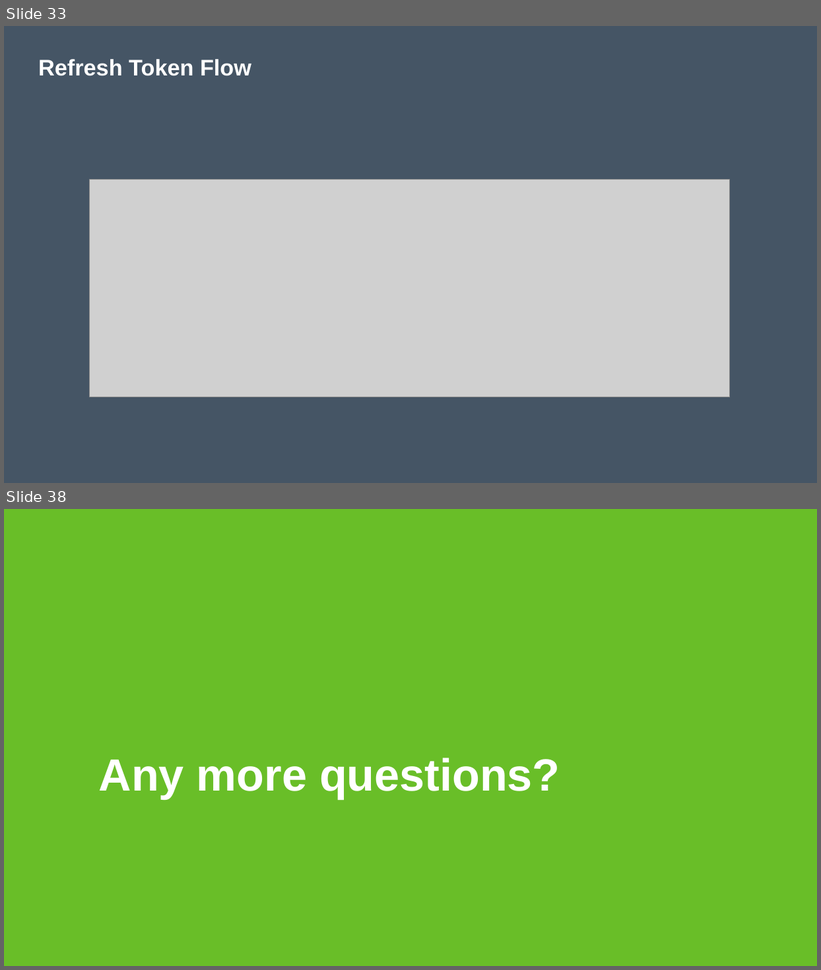
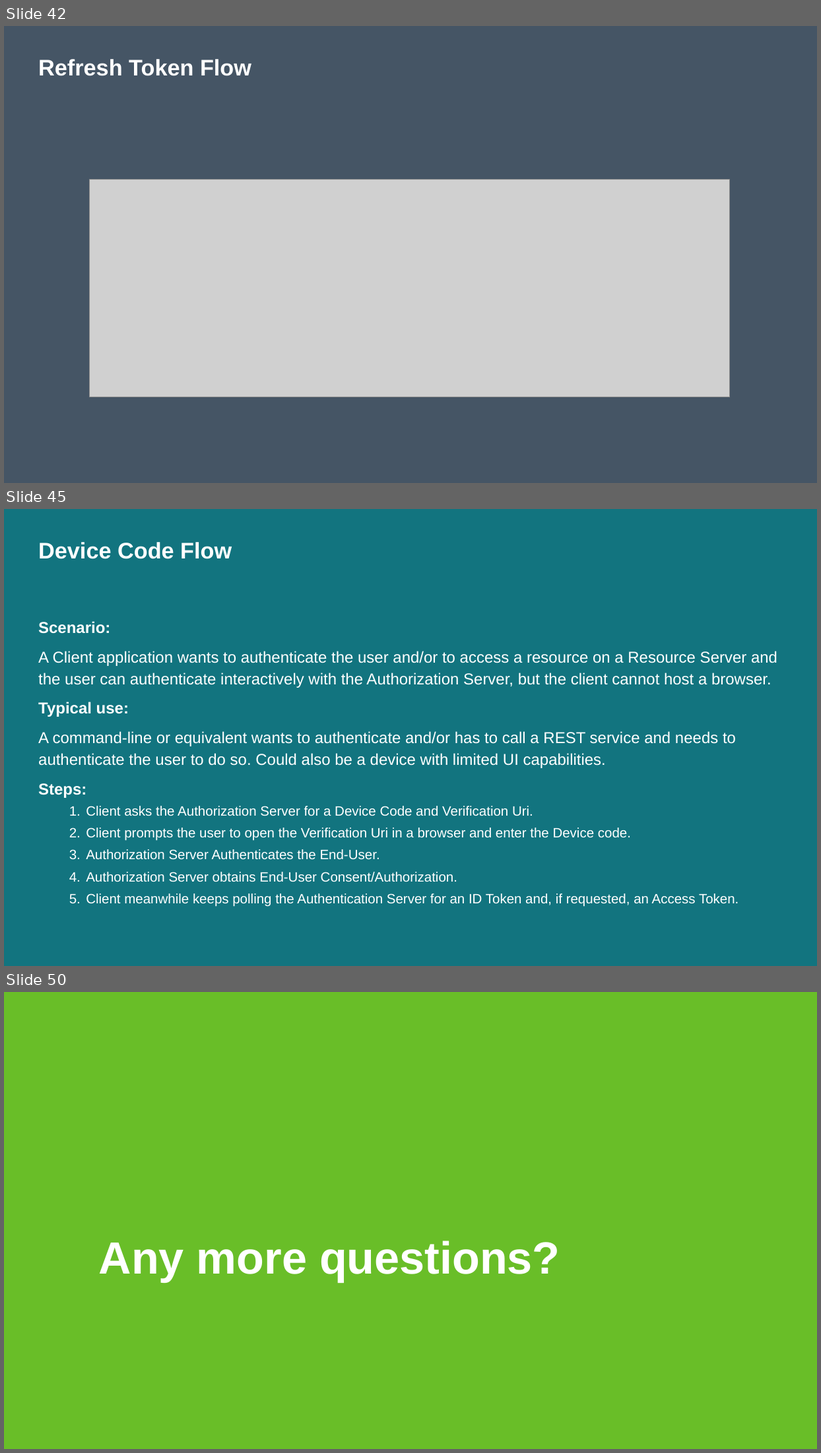
Before and after one commit to nickverschueren/devcruise-2019, a slide deck: Slides/OAuthAndOpenIdConnect.pptx. Shown one above the other, each under a label of ours: slides 33 and 38 before the commit, slides 42, 45 and 50 after it; the slides between them are not shown. The pictures are 821x970 and 821x1453 pixels, drawn with LibreOffice and Linux fonts; fonts in the diff are those of the drawing; grey boxes stand for pictures; background and template pictures are left out. Boxes give left, top, right and bottom in pixels: in the first picture for what was removed or moved away, otherwise in the second. Text is boxed around its words. In the diff, an @@ line names an element or a change of style, - is before the commit and + after.

Commit message:
OpenID Connect

```diff
--- a/Slides/OAuthAndOpenIdConnect.pptx
+++ b/Slides/OAuthAndOpenIdConnect.pptx
@@ slide 45 added at [4, 509, 817, 966], background #12747F @@
@@ title added at [38, 542, 232, 559], 20 pt, text #FFFFFF, bold @@
+Device Code Flow
@@ text added at [38, 621, 778, 907], 14 pt, text #FFFFFF @@
+Scenario:
+A Client application wants to authenticate the user and/or to access a resource on a Resource Server and the user can authenticate interactively with the Authorization Server, but the client cannot host a browser.
+Typical use:
+A command-line or equivalent wants to authenticate and/or has to call a REST service and needs to authenticate the user to do so. Could also be a device with limited UI capabilities.
+Steps:
+    1. Client asks the Authorization Server for a Device Code and Verification Uri.
+    2. Client prompts the user to open the Verification Uri in a browser and enter the Device code.
+    3. Authorization Server Authenticates the End-User.
+    4. Authorization Server obtains End-User Consent/Authorization.
+    5. Client meanwhile keeps polling the Authentication Server for an ID Token and, if requested, an Access Token.
@@ what was slide 33 is now slide 42 @@
@@ what was slide 38 is now slide 50 @@
```
Also in this commit, not shown: 10 slides changed, 11 other slides added, 1 other file.
